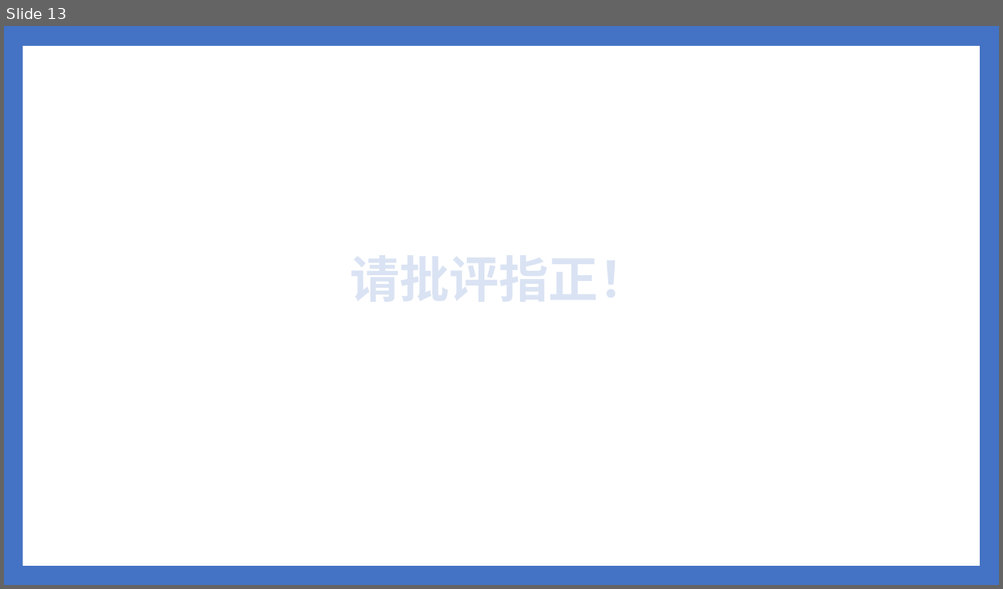
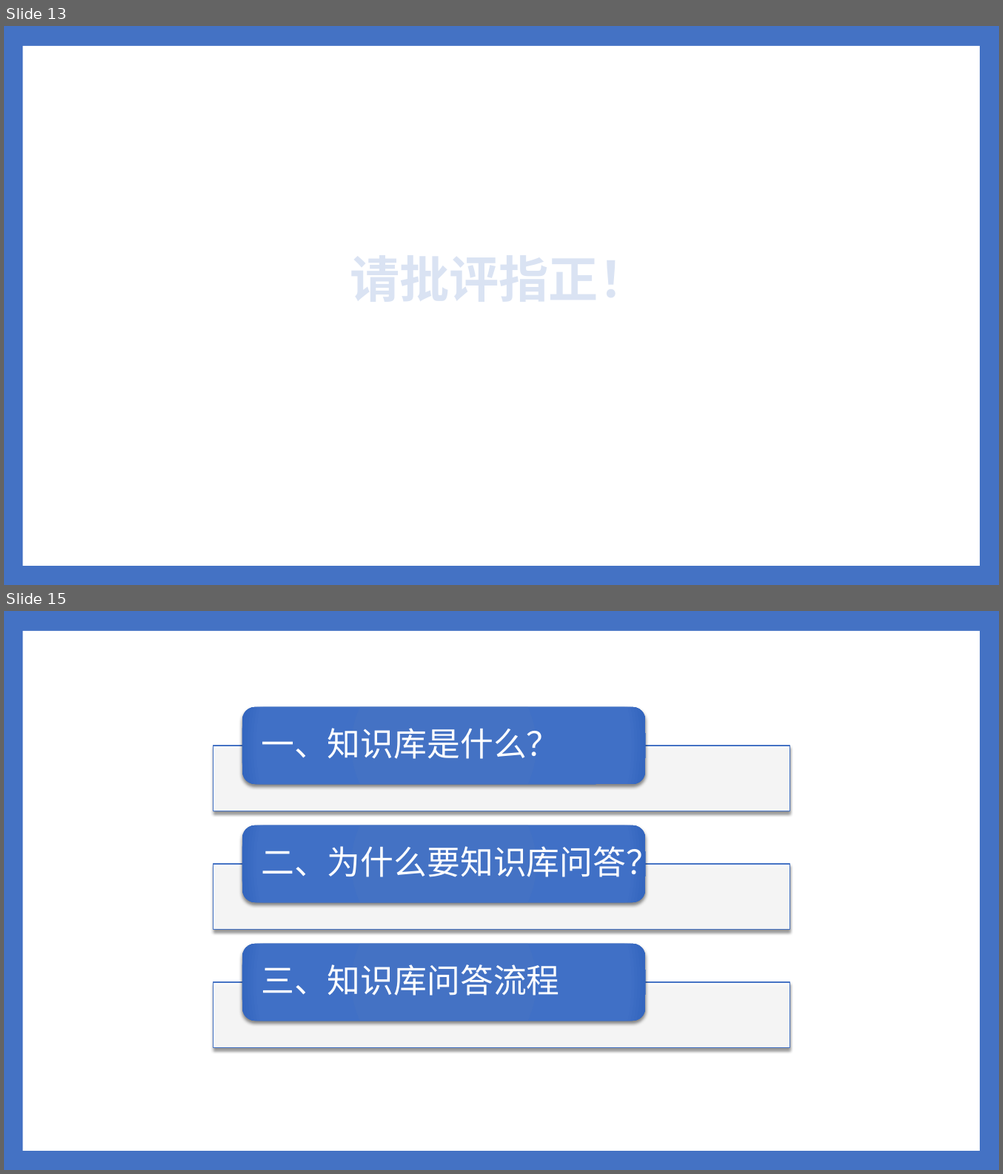
Before and after one commit to ylsdamxssjxxdd/eva, a slide deck: utils/软件介绍.pptx. Shown one above the other, each under a label of ours: slide 13 before the commit, slides 13 and 15 after it; the slides between them are not shown. The pictures are 1003x589 and 1003x1174 pixels, drawn with LibreOffice and Linux fonts; fonts in the diff are those of the drawing. Boxes give left, top, right and bottom in pixels: in the first picture for what was removed or moved away, otherwise in the second. Text is boxed around its words. In the diff, an @@ line names an element or a change of style, - is before the commit and + after.

```diff
--- a/utils/软件介绍.pptx
+++ b/utils/软件介绍.pptx
@@ slide 15 added at (4, 611, 999, 1170), background #4472C4; not listed: 1 template element that a slide beside it also shows @@
@@ group added at (213, 707, 790, 1048): 3 rectangles, 3 rounded rectangles, 3 texts @@
+一、知识库是什么？
+二、为什么要知识库问答？
+三、知识库问答流程
```
Also in this commit, not shown: 1 slide changed, 5 other slides added, 1 slide removed, 9 other files.
